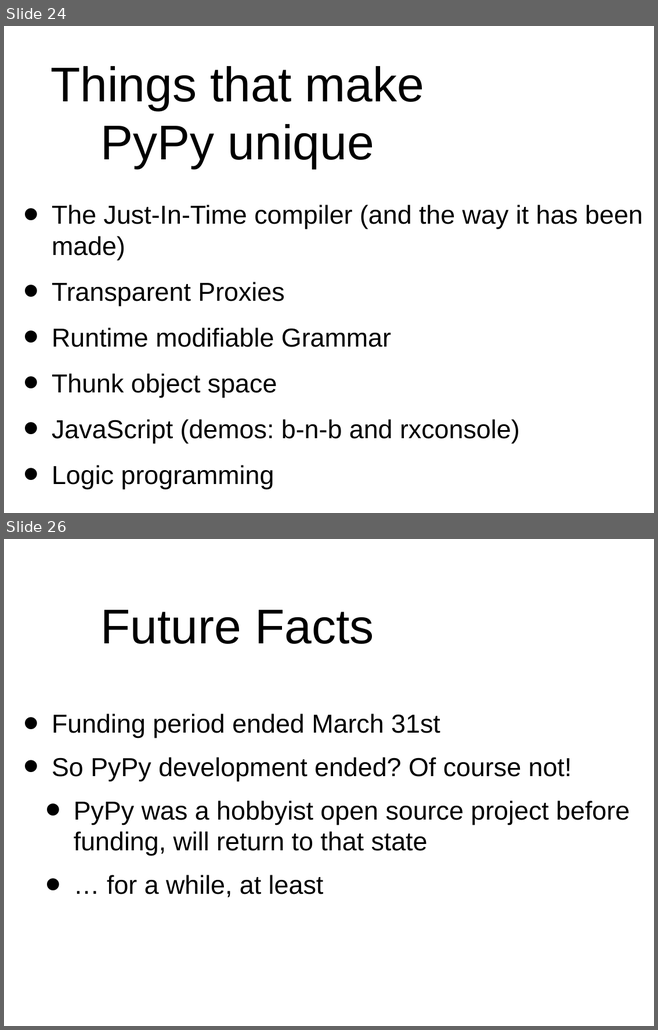
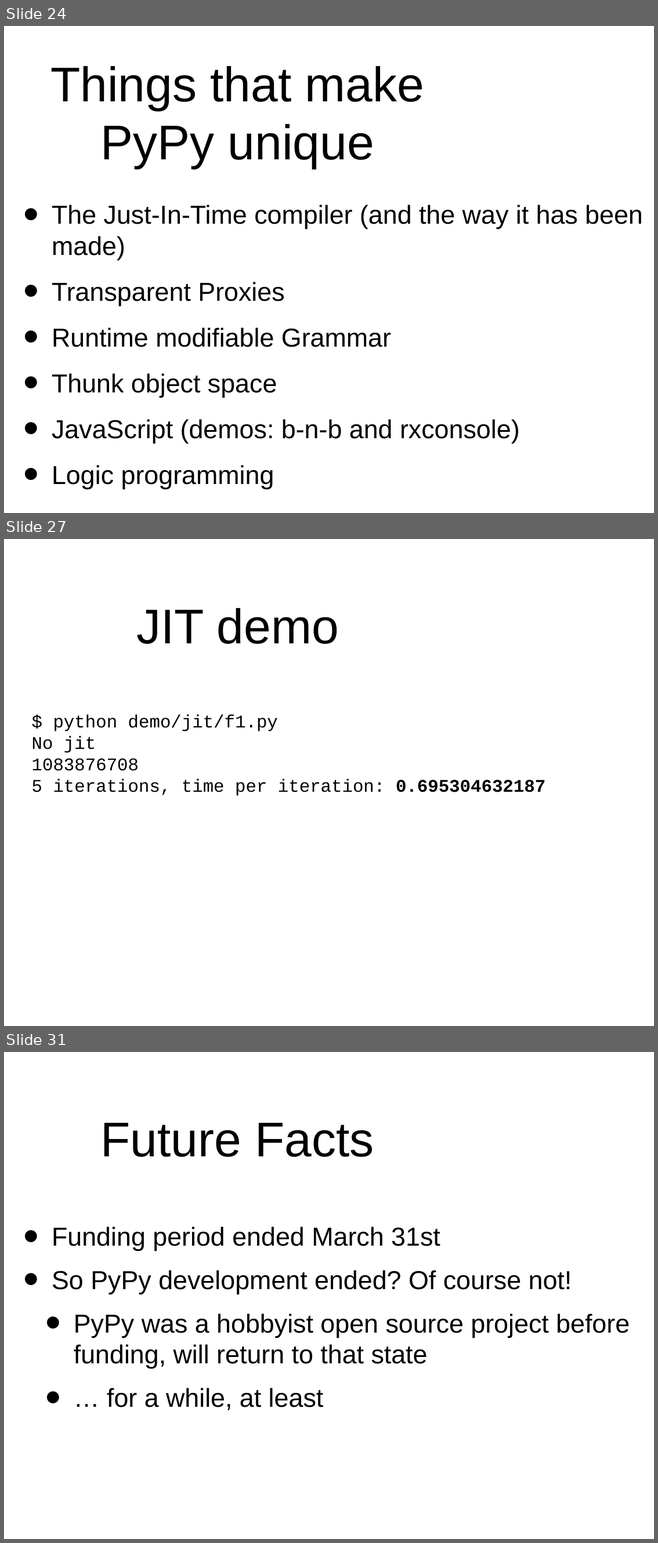
Before and after one commit to wdv4758h/pypy-extradoc, a slide deck: talk/pycon-uno2007/pycon07.odp. Shown one above the other, each under a label of ours: slides 24 and 26 before the commit, slides 24, 27 and 31 after it; the slides between them are not shown. The pictures are 658x1030 and 658x1543 pixels, drawn with LibreOffice and Linux fonts; fonts in the diff are those of the drawing; background and template pictures are left out. Boxes give left, top, right and bottom in pixels: in the first picture for what was removed or moved away, otherwise in the second. Text is boxed around its words. In the diff, an @@ line names an element or a change of style, - is before the commit and + after.

Commit message:
small updates and the JIT demo

```diff
--- a/talk/pycon-uno2007/pycon07.odp
+++ b/talk/pycon-uno2007/pycon07.odp
@@ slide 27 added at (x1=4, y1=539, x2=654, y2=1026), background #FFFFFF @@
@@ title added at (x1=136, y1=608, x2=339, y2=644), 60 pt, text #000000 @@
+JIT demo
@@ text added at (x1=32, y1=715, x2=545, y2=796), 22 pt, text #000000 @@
+$ python demo/jit/f1.py
+No jit
+1083876708
+5 iterations, time per iteration: 0.695304632187
@@ what was slide 26 is now slide 31 @@
```
Also in this commit, not shown: 2 slides changed, 4 other slides added, 1 other file.
